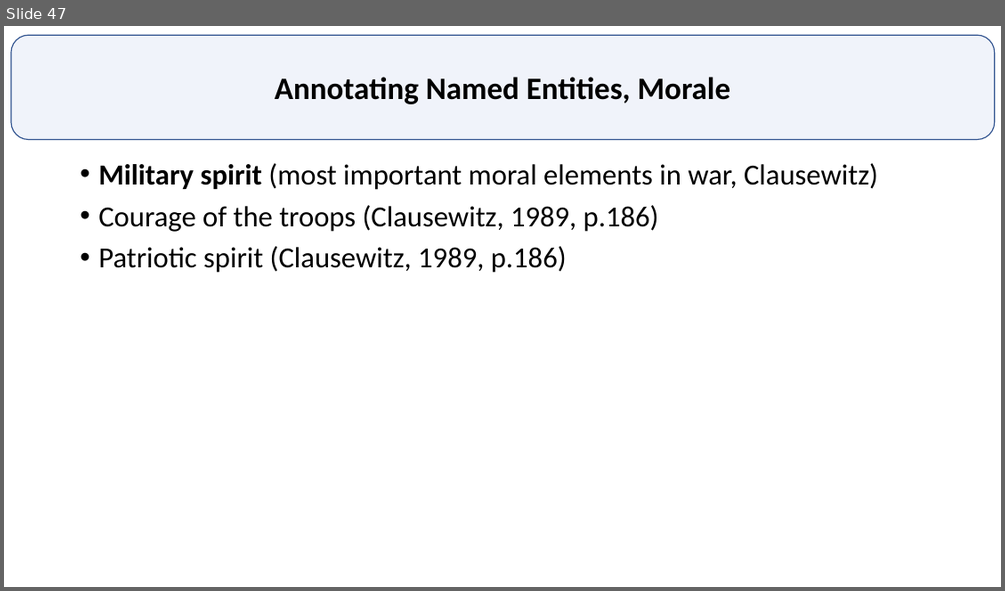
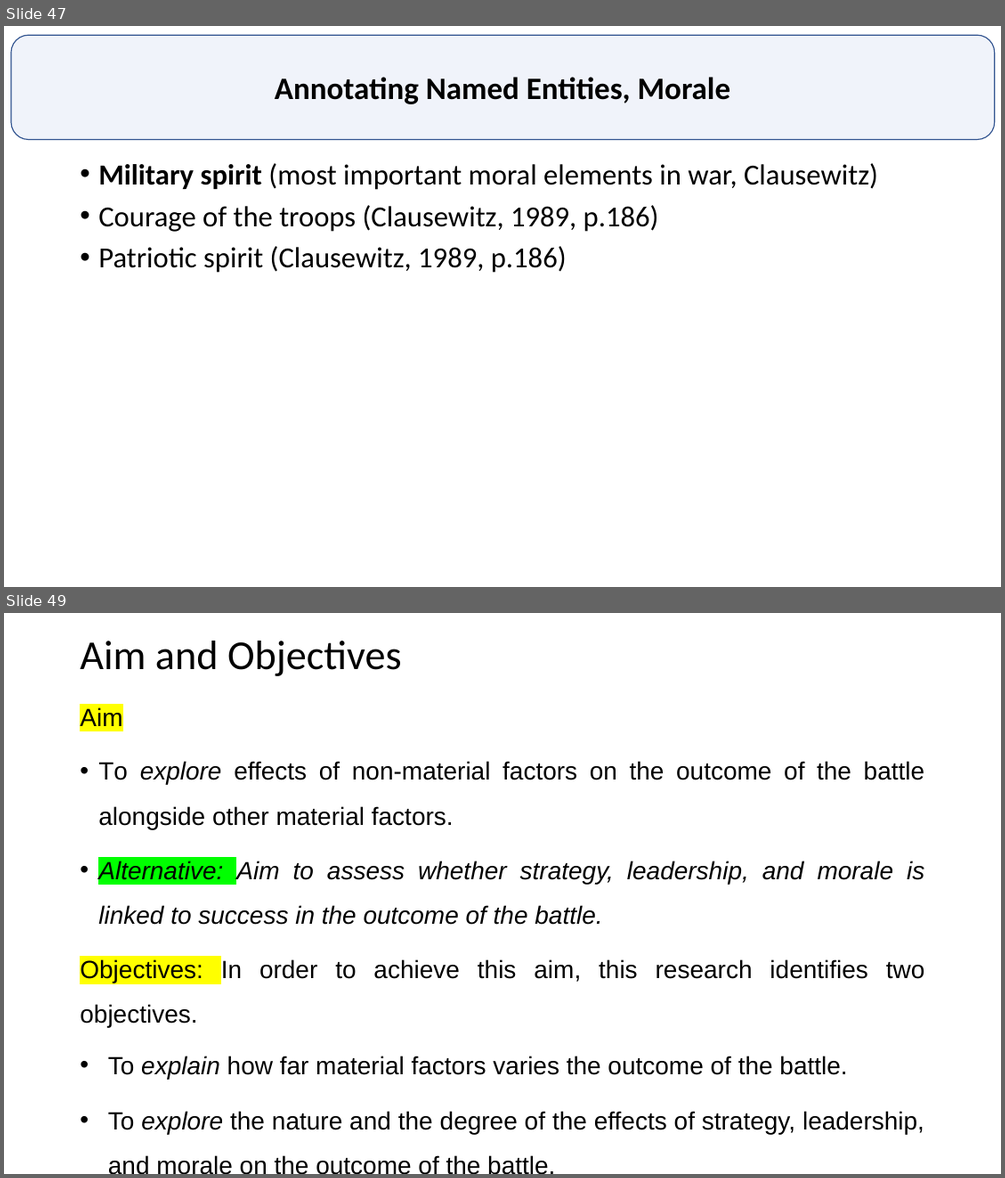
Before and after one commit to GurkanGitHub/PhD, a slide deck: PhD Discussion.pptx. Shown one above the other, each under a label of ours: slide 47 before the commit, slides 47 and 49 after it; the slides between them are not shown. The pictures are 1005x591 and 1005x1178 pixels, drawn with LibreOffice and Linux fonts; fonts in the diff are those of the drawing. Boxes give left, top, right and bottom in pixels: in the first picture for what was removed or moved away, otherwise in the second. Text is boxed around its words. In the diff, an @@ line names an element or a change of style, - is before the commit and + after.

```diff
--- a/PhD Discussion.pptx
+++ b/PhD Discussion.pptx
@@ slide 49 added at [4, 613, 1001, 1174], background #FFFFFF @@
@@ title added at [80, 641, 402, 676], 39.6 pt, text #000000 @@
+Aim and Objectives
@@ text added at [80, 707, 925, 1134], 24 pt, text #000000 @@
+Aim
+• To explore effects of non-material factors on the outcome of the battle alongside other material factors.
+• Alternative: Aim to assess whether strategy, leadership, and morale is linked to success in the outcome of the battle.
+Objectives: In order to achieve this aim, this research identifies two objectives.
+• To explain how far material factors varies the outcome of the battle.
+• To explore the nature and the degree of the effects of strategy, leadership, and morale on the outcome of the battle.
```
Also in this commit, not shown: 2 other slides added, 3 other files.
